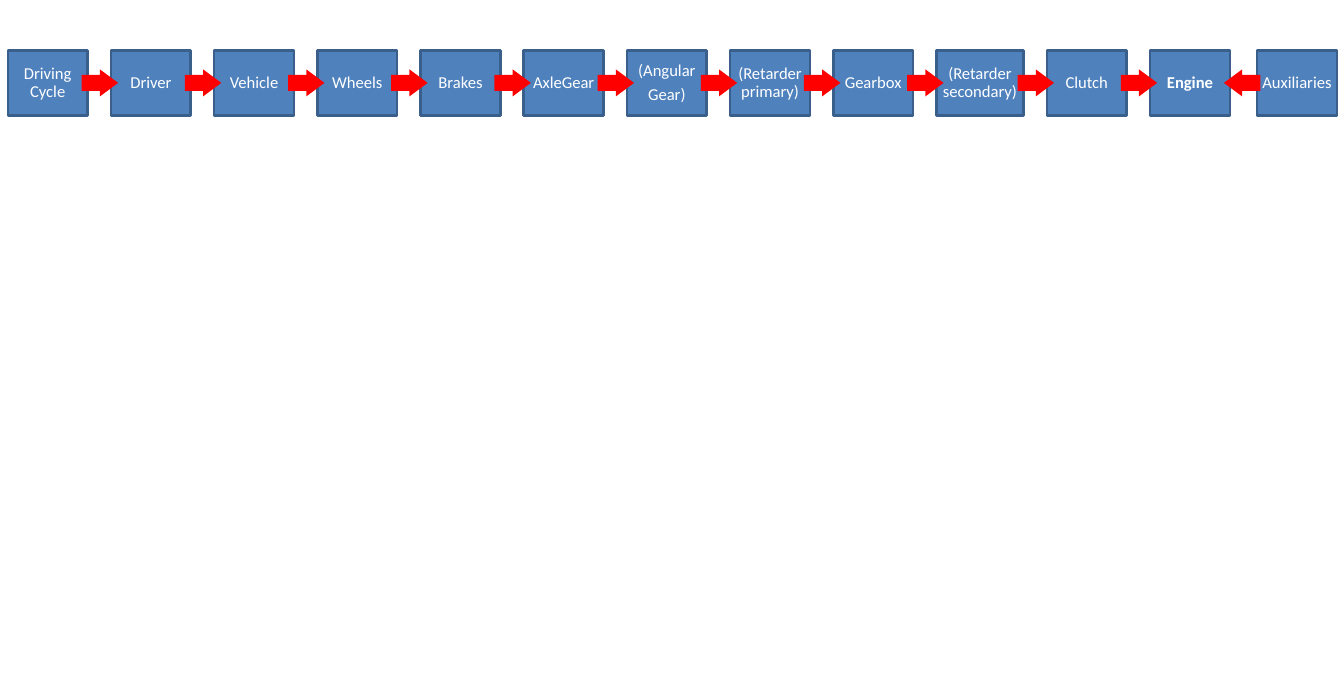
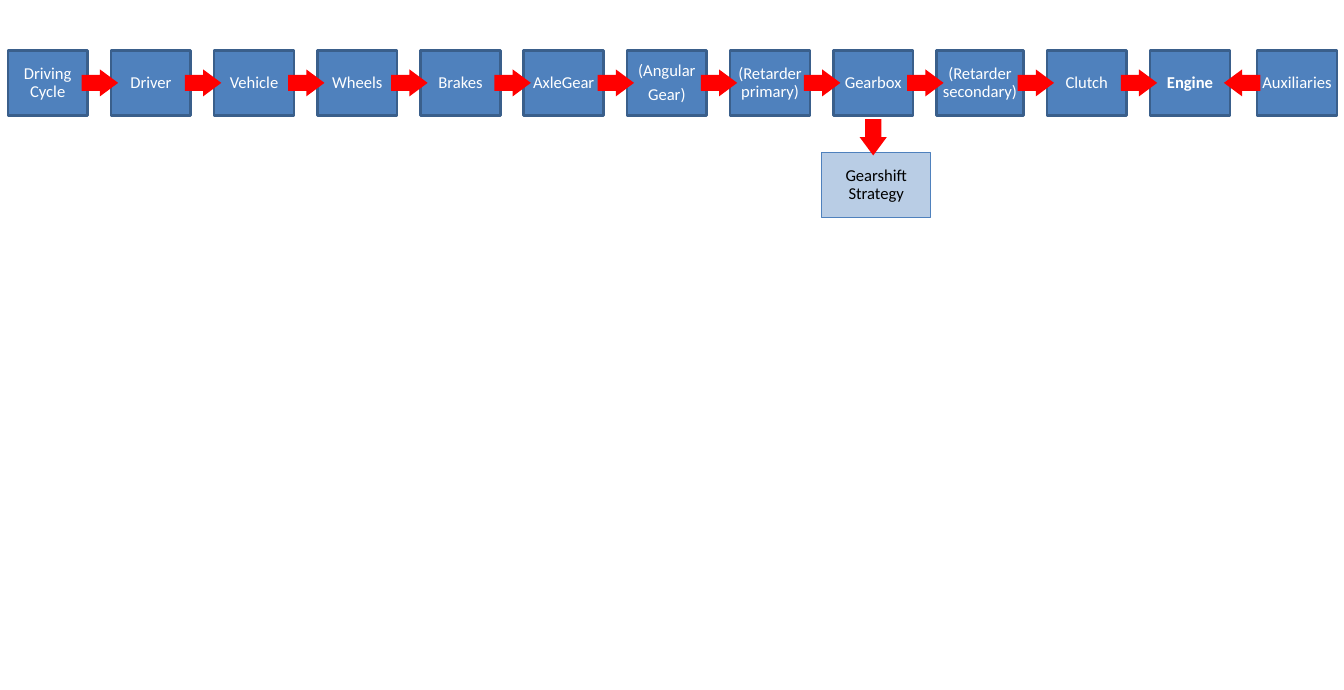
Before and after one commit to tanawadeatharva/BharatVECTO, a slide deck: slide 18 of Documentation/User Manual Source/material User Manual.pptx. Drawn at 1344x690 pixels with LibreOffice and Linux fonts; fonts in the diff are those of the drawing. Boxes give left, top, right and bottom in pixels: in the first picture for what was removed or moved away, otherwise in the second. Text is boxed around its words. In the diff, an @@ line names an element or a change of style, - is before the commit and + after.

```diff
--- a/Documentation/User Manual Source/material User Manual.pptx
+++ b/Documentation/User Manual Source/material User Manual.pptx
@@ freeform shape added at (x1=860, y1=119, x2=886, y2=156), fill #FF0000 @@
@@ rectangle added at (x1=821, y1=152, x2=930, y2=217), fill #B9CDE5, outline #4F81BD 1 pt @@
@@ text added at (x1=846, y1=169, x2=907, y2=202), 13 pt, text #000000 @@
+Gearshift
+Strategy
```
Also in this commit, not shown: 2 slides added.
